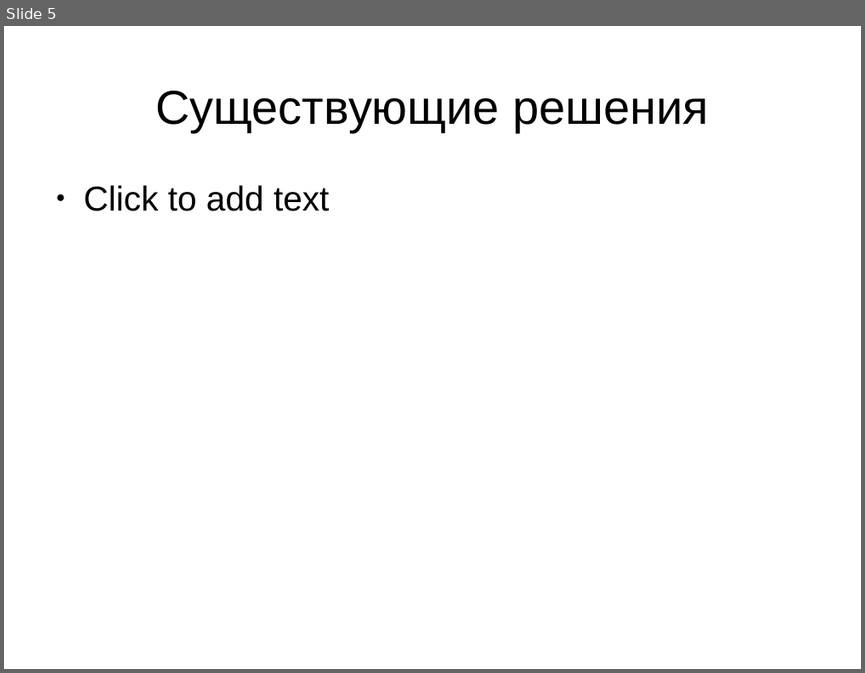
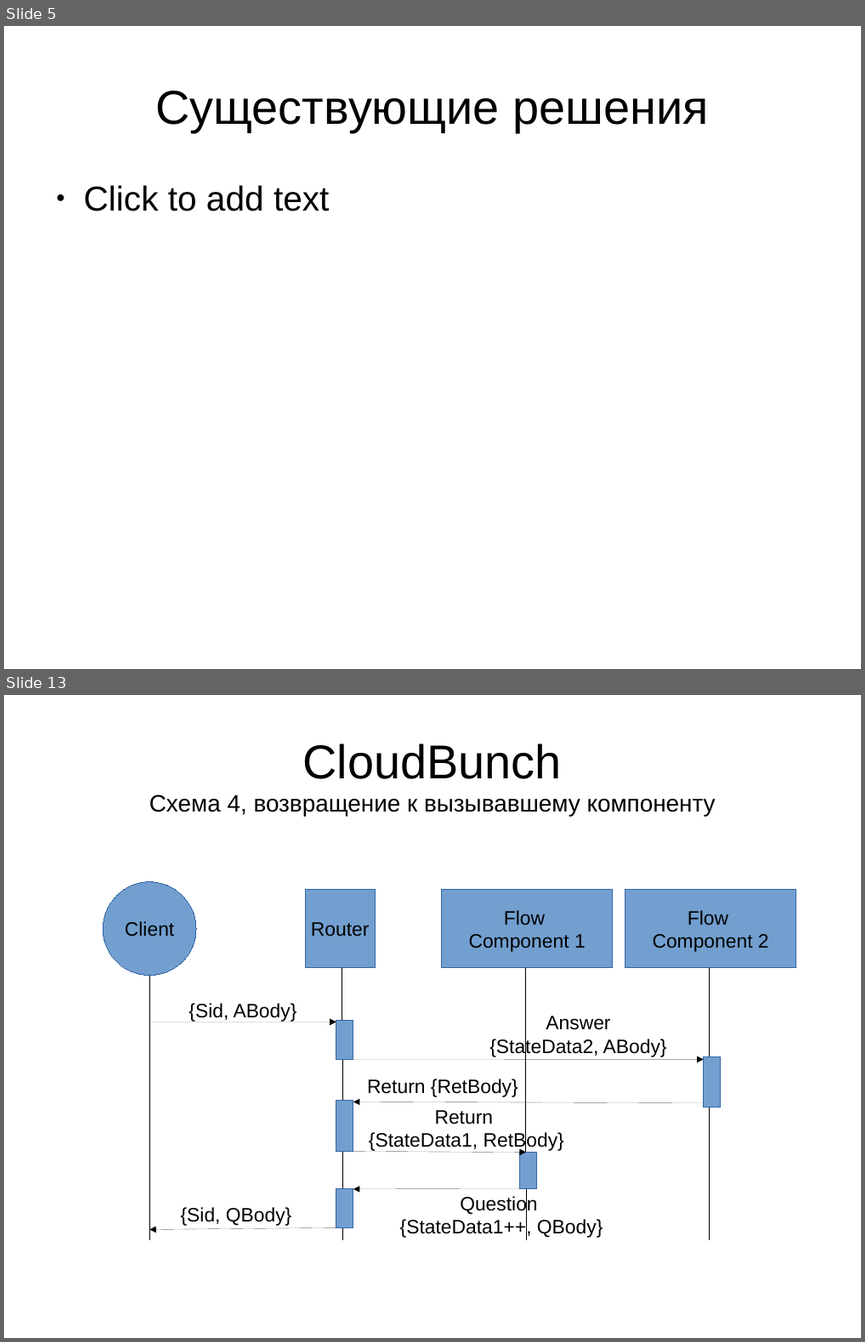
Before and after one commit to krieven/Stacker, a slide deck: conception/presentation1.odp. Shown one above the other, each under a label of ours: slide 5 before the commit, slides 5 and 13 after it; the slides between them are not shown. The pictures are 865x673 and 865x1342 pixels, drawn with LibreOffice and Linux fonts; fonts in the diff are those of the drawing. Boxes give left, top, right and bottom in pixels: in the first picture for what was removed or moved away, otherwise in the second. Text is boxed around its words. In the diff, an @@ line names an element or a change of style, - is before the commit and + after.

```diff
--- a/conception/presentation1.odp
+++ b/conception/presentation1.odp
@@ slide 13 added at (4, 695, 861, 1338), background #FFFFFF @@
@@ title added at (149, 743, 715, 817), 22 pt, text #000000 @@
+CloudBunch
+Схема 4, возвращение к вызывавшему компоненту
@@ ellipse added at (103, 882, 196, 975), fill #729FCF, outline #3465A4 0 pt, 18 pt, text #000000 @@
+Client
@@ rectangle added at (305, 890, 375, 967), fill #729FCF, outline #3465A4 0 pt, 18 pt, text #000000 @@
+Router
@@ rectangle added at (442, 890, 613, 967), fill #729FCF, outline #3465A4 0 pt, 18 pt, text #000000 @@
+Flow
+Component 1
@@ rectangle added at (625, 890, 796, 967), fill #729FCF, outline #3465A4 0 pt, 18 pt, text #000000 @@
+Flow
+Component 2
@@ line added from (149, 953) to (149, 1240), #000000 0 pt @@
@@ line added from (342, 953) to (342, 1240), #000000 0 pt @@
@@ line added from (526, 953) to (526, 1240), #000000 0 pt @@
@@ line added from (710, 953) to (710, 1240), #000000 0 pt @@
@@ line added at (149, 1021, 336, 1021), outline #000000 0 pt, 18 pt, text #000000 @@
+{Sid, ABody}
@@ rectangle added at (336, 1021, 353, 1060), fill #729FCF, outline #3465A4 0 pt @@
@@ text added at (489, 1015, 667, 1058), 18 pt, text #000000 @@
+Answer
+{StateData2, ABody}
@@ arrow added from (353, 1060) to (704, 1060), #000000 0 pt @@
@@ rectangle added at (704, 1057, 721, 1107), fill #729FCF, outline #3465A4 0 pt @@
@@ rectangle added at (336, 1100, 353, 1151), fill #729FCF, outline #3465A4 0 pt @@
@@ arrow added from (704, 1103) to (353, 1101), #000000 0 pt @@
@@ text added at (367, 1078, 518, 1097), 18 pt, text #000000 @@
+Return {RetBody}
@@ text added at (369, 1110, 564, 1151), 18 pt, text #000000 @@
+Return
+{StateData1, RetBody}
@@ arrow added from (353, 1151) to (526, 1152), #000000 0 pt @@
@@ rectangle added at (520, 1152, 537, 1189), fill #729FCF, outline #3465A4 0 pt @@
@@ rectangle added at (336, 1189, 353, 1228), fill #729FCF, outline #3465A4 0 pt @@
@@ arrow added from (520, 1189) to (353, 1189), #000000 0 pt @@
@@ text added at (400, 1195, 602, 1238), 18 pt, text #000000 @@
+Question
+{StateData1++, QBody}
@@ arrow added from (336, 1228) to (149, 1229), #000000 0 pt @@
@@ text added at (181, 1207, 291, 1225), 18 pt, text #000000 @@
+{Sid, QBody}
```
Also in this commit, not shown: 10 slides changed, 2 other slides added, 20 other files.
